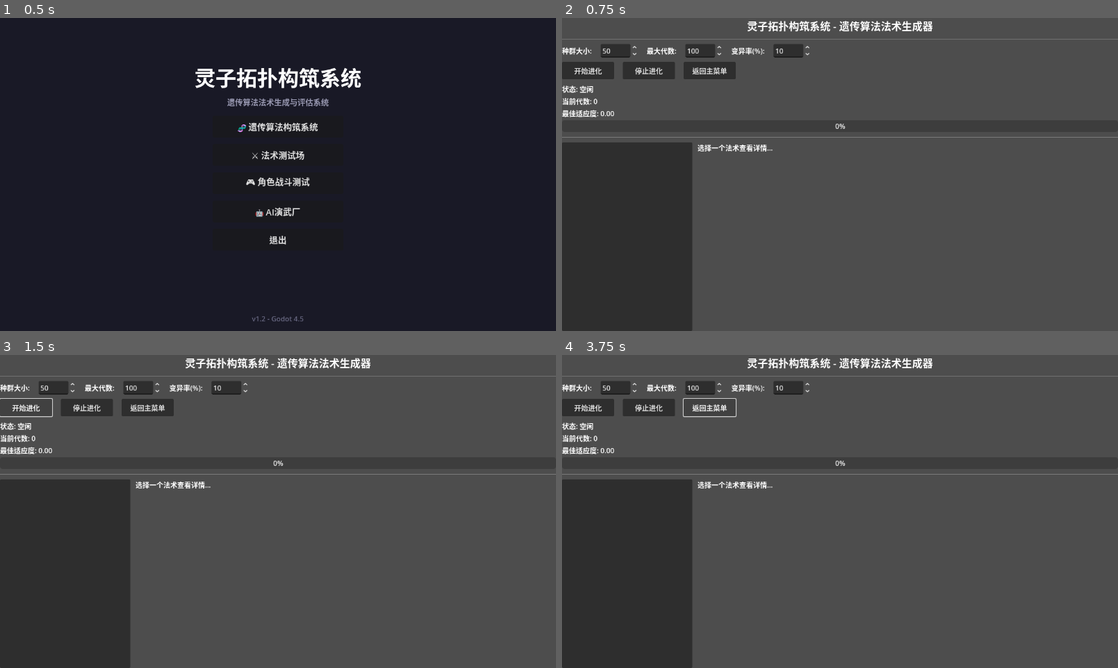
Above: before the commit, frames 1-4 (two rows, left to right).
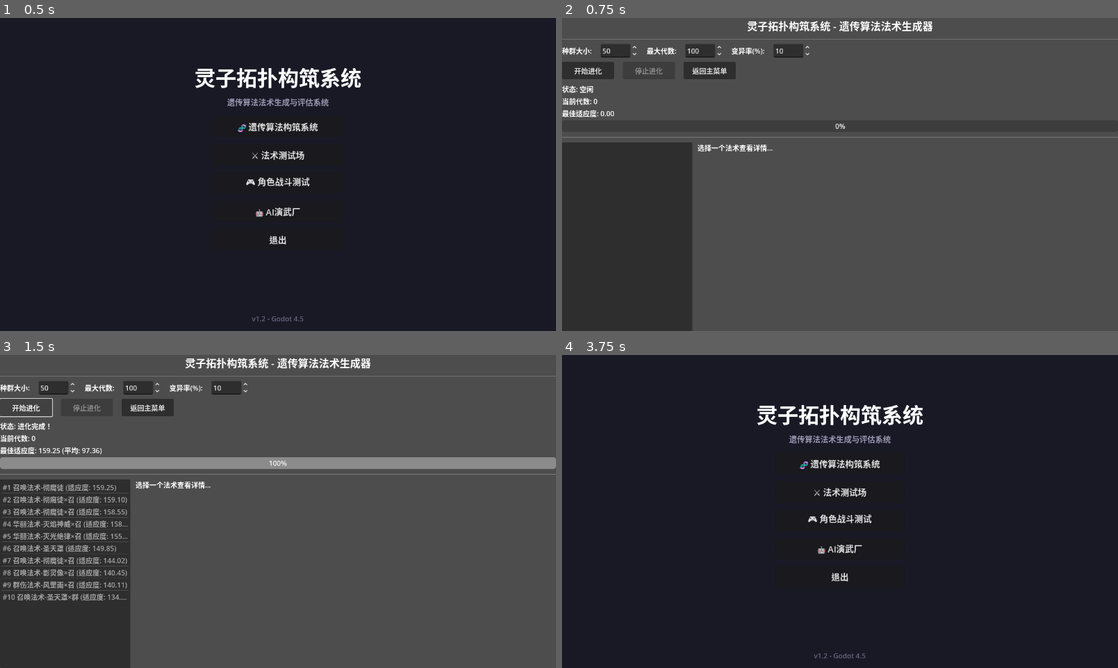
Above: after the commit, the same moments.

Repository: gdszyy/lingzi-topology-system
Game: Godot game, scene res://scenes/main_menu/main_menu.tscn
The game is run twice, just before and just after one commit, with the same random seed, the same clock (stepped at 60 frames per second) and the same inputs.
Inputs (mouse positions are in pixels of both pictures, inside the frame that each line leads up to):
- Up to frame 1 (0.5 s): no input
- Up to frame 2 (0.75 s): click "🧬 遗传算法构筑系统" at 0.5 s
- Up to frame 3 (1.5 s): click "开始进化" at 1.25 s
- Up to frame 4 (3.75 s): click "开始进化" at 2 s; click (650, 408) at 2.75 s, where only the run before the commit has a clickable "停止进化"; click "返回主菜单" at 3.5 s

Frame 1 is identical in both runs. In frame 2, less than 0.1% of the frame differs, in the area x 13-19%, y 15-18%; in frame 3, 6.8%; in frame 4, 84%, in the area x 0-100%, y 0-100%.
Error before the commit: Parse Error: Could not parse global class "GeneticOperators" from "res://scripts/genetic_algorithm/genetic_operators.gd". (res://scripts/genetic_algorithm/gene…

Commit message:
fix: resolve GDScript parser error in GeneticOperators due to indentation

Diff:
--- a/scripts/genetic_algorithm/genetic_operators.gd
+++ b/scripts/genetic_algorithm/genetic_operators.gd
@@ -392,12 +392,12 @@
 			status.effect_value = randf_range(2.0, 15.0)
 			return status
 
-			ActionData.ActionType.AREA_EFFECT:
-				var area = AreaEffectActionData.new()
-				area.area_shape = randi() % 4
-				area.radius = randf_range(30.0, 120.0)
-				area.damage_value = randf_range(5.0, 30.0)
-				return area
+		ActionData.ActionType.AREA_EFFECT:
+			var area = AreaEffectActionData.new()
+			area.area_shape = randi() % 4
+			area.radius = randf_range(30.0, 120.0)
+			area.damage_value = randf_range(5.0, 30.0)
+			return area
 
 		4:  # 召唤动作 - 支持所有召唤实体类型
 			var summon = SummonActionData.new()
